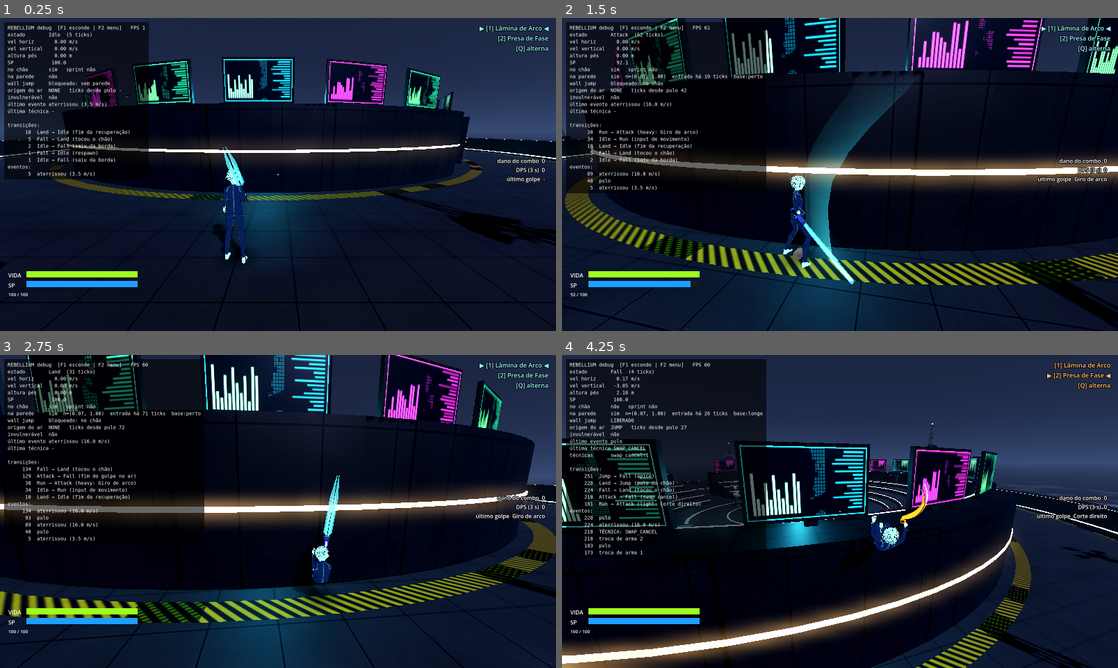
Above: before the commit, frames 1-4 (two rows, left to right).
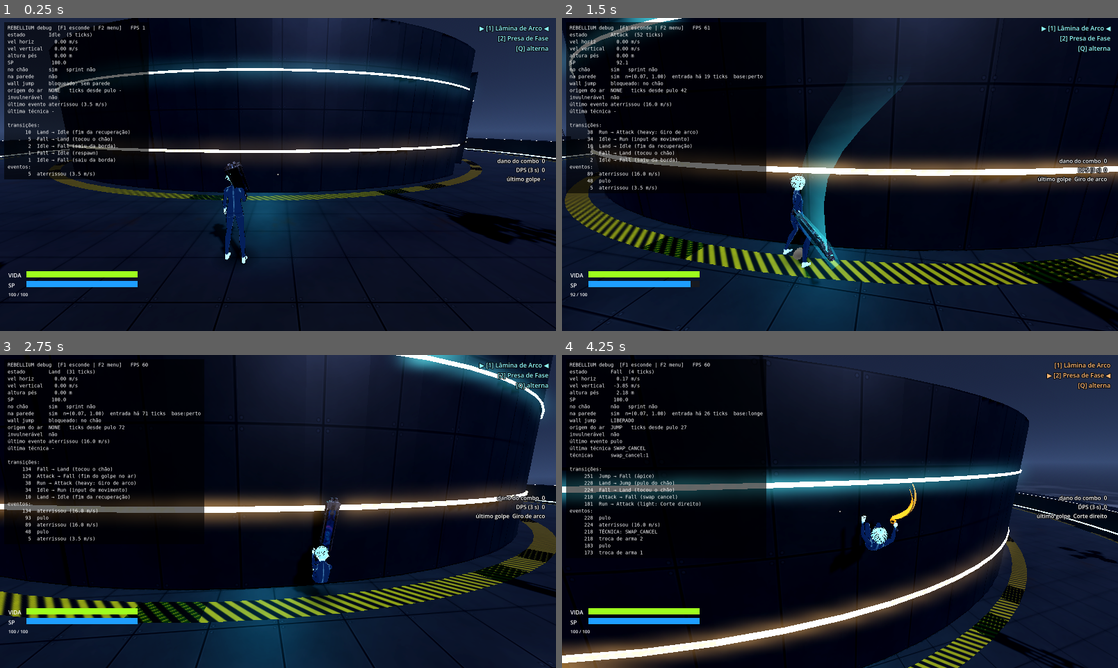
Above: after the commit, the same moments.

Repository: hugolnieri/Rebellium
Game: Godot game, scene res://scenes/arenas/SkyArena.tscn
Two runs of this game, one before a commit and one after it. Both use one fixed random seed, a clock stepped at 60 frames per second and the inputs below.
Inputs (mouse positions are in pixels of both pictures, inside the frame that each line leads up to):
- Up to frame 1 (0.25 s): no input
- Up to frame 2 (1.5 s): tap Enter at 0.5 s; move the mouse to (867, 174) at 0.52 s; hold W (move_forward) from 0.53 s (still down); right-click (867, 174) at 0.6 s; click (867, 174) at 0.67 s; tap Space (jump) at 0.77 s; move the mouse to (812, 174) at 1.27 s; click (812, 174) at 1.35 s
- Up to frame 3 (2.75 s): keep holding W (move_forward); tap Space (jump) at 1.52 s; move the mouse to (289, 505) at 2.02 s; tap V (shoulder_swap) at 2.1 s
- Up to frame 4 (4.25 s): keep holding W (move_forward); move the mouse to (834, 517) at 2.77 s; tap 1 (weapon_slot_1) at 2.85 s; click (834, 517) at 2.92 s; tap Space (jump) at 3.02, 3.77 s; move the mouse to (878, 514) at 3.52 s; tap 2 (weapon_slot_2) at 3.6 s

The runs differ from the first frame. In frame 1, 11% of the frame differs, in the area x 9-86%, y 0-70%; in frame 2, 7.8%; in frame 3, 7.9%; in frame 4, 29%, in the area x 0-100%, y 0-100%.

Commit message:
espada nova do jogador, arena sem arquibancada e muro mais alto, braço livre natural
- Lâmina de Arco usa o modelo 3D enviado (usdz convertido no Blender por
  tools/blender/build_sword.py: malha reduzida, cabo na origem, lâmina em -Z);
  halo de energia acende só no golpe
- arena flutuante: sem arquibancada e telas; muro interno com 6 m
- braço esquerdo com sobreposição (ombro, cotovelo e mão atrasados), cotovelo
  variando, braço cruzando o corpo na frente e mão relaxada; parado, pende e
  respira

Co-Authored-By: Claude Opus 5.5 <noreply@anthropic.com>
Claude-Session: https://claude.ai/code/session_01F2bQk4JmWMhxKZmCfNJjFU

Diff:
--- a/scenes/arenas/SkyArena.tscn
+++ b/scenes/arenas/SkyArena.tscn
@@ -106,13 +106,13 @@
 light_energy = 2.5
 omni_range = 14.0
 
-[node name="StandsLightA" type="OmniLight3D" parent="."]
+[node name="WallLightA" type="OmniLight3D" parent="."]
 transform = Transform3D(1, 0, 0, 0, 1, 0, 0, 0, 1, 0, 4, -13)
 light_color = Color(1, 0.3, 0.8, 1)
 light_energy = 1.2
 omni_range = 10.0
 
-[node name="StandsLightB" type="OmniLight3D" parent="."]
+[node name="WallLightB" type="OmniLight3D" parent="."]
 transform = Transform3D(1, 0, 0, 0, 1, 0, 0, 0, 1, 0, 4, 13)
 light_color = Color(0.2, 0.85, 1, 1)
 light_energy = 1.2
--- a/scenes/player/weapon_visual.gd
+++ b/scenes/player/weapon_visual.gd
@@ -1,7 +1,13 @@
 class_name WeaponVisual
 extends Node3D
-## Modelo procedural da arma na mão do personagem. Espaço local: empunhadura na origem,
-## lâmina para -Z. Expõe a base e a ponta da lâmina para o rastro do golpe.
+## Modelo da arma na mão do personagem. Espaço local: empunhadura na origem, lâmina para -Z.
+## Lâmina de Arco: modelo 3D (assets/weapons/arc_blade.glb, preparado por tools/blender/build_sword.py).
+## Presa de Fase: procedural. Expõe a base e a ponta da lâmina para o rastro do golpe.
+
+const ARC_BLADE_MODEL: PackedScene = preload("res://assets/weapons/arc_blade.glb")
+## Trecho da lâmina do modelo da Lâmina de Arco (m, ao longo de -Z) para o rastro e o brilho do golpe.
+const ARC_BLADE_START: float = 0.32
+const ARC_BLADE_TIP: float = 1.13
 
 var weapon: WeaponConfig
 var trail_base: Node3D
@@ -10,6 +16,8 @@
 var _glow_materials: Array[StandardMaterial3D] = []
 var _base_energy: Array[float] = []
 var _boost: float = 0.0
+## Halo da Lâmina de Arco: só aparece durante o golpe.
+var _halo: StandardMaterial3D
 
 
 func build(config: WeaponConfig) -> void:
@@ -18,6 +26,7 @@
 		child.queue_free()
 	_glow_materials.clear()
 	_base_energy.clear()
+	_halo = null
 	trail_base = Node3D.new()
 	trail_tip = Node3D.new()
 	add_child(trail_base)
@@ -34,41 +43,23 @@
 	_boost = clampf(amount, 0.0, 1.0)
 	for i in _glow_materials.size():
 		_glow_materials[i].emission_energy_multiplier = _base_energy[i] * (1.0 + _boost * 1.5)
+	if _halo != null:
+		_halo.albedo_color.a = 0.3 * _boost
 
 
-# --- Lâmina de Arco: espada de plasma ciano com lâmina bifurcada --------------------
+# --- Lâmina de Arco: espada futurista (modelo 3D) -----------------------------------
 
 func _build_arc_blade(glow: Color) -> void:
-	var silver := _metal(Color(0.78, 0.8, 0.84))
-	var dark := _metal(Color(0.1, 0.1, 0.12))
-	var core_blue := _solid(Color(0.32, 0.38, 0.95), 0.4, 0.3)
-	var sigil := _emissive(Color(0.8, 0.85, 1.0), 1.2, false)
-	var blade := _emissive(glow, 3.0, false)
-	var halo := _emissive(glow, 1.5, true)
-
-	_cylinder(Vector3(0, 0, 0.0), 0.021, 0.24, dark)  # empunhadura
-	_cylinder(Vector3(0, 0, 0.14), 0.028, 0.04, core_blue)  # pomo
-	_cylinder(Vector3(0, 0, 0.17), 0.018, 0.03, silver)
-	# Guarda em "D" (arco de proteção da mão).
-	_box(Vector3(0, 0.055, 0.13), Vector3(0.018, 0.11, 0.018), silver)
-	_box(Vector3(0, 0.1, 0.0), Vector3(0.018, 0.018, 0.27), silver)
-	_box(Vector3(0, 0.06, -0.13), Vector3(0.018, 0.1, 0.018), silver)
-	# Núcleo azul com sigilo.
-	_box(Vector3(0, 0, -0.26), Vector3(0.08, 0.055, 0.25), core_blue)
-	_box(Vector3(0, 0.029, -0.26), Vector3(0.04, 0.004, 0.12), sigil)
-	_box(Vector3(0, 0, -0.395), Vector3(0.12, 0.035, 0.03), silver)  # colar
-	# Lâmina bifurcada: duas pontas com fenda no meio + halo aditivo.
-	var length := 0.82
-	var prong := PackedVector2Array([Vector2(0.008, 0.0), Vector2(0.055, 0.06), Vector2(0.05, length * 0.65),
-		Vector2(0.012, length), Vector2(0.006, length * 0.6)])
-	for side: float in [-1.0, 1.0]:
-		var points := PackedVector2Array()
-		for p in prong:
-			points.append(Vector2(p.x * side, p.y))
-		_blade_mesh(points, 0.012, Vector3(0, 0, -0.41), blade, 1.0)
-		_blade_mesh(points, 0.03, Vector3(0, 0, -0.41), halo, 1.35)
-	trail_base.position = Vector3(0, 0, -0.45)
-	trail_tip.position = Vector3(0, 0, -0.41 - length)
+	var model := ARC_BLADE_MODEL.instantiate() as Node3D
+	add_child(model)
+	# Halo de energia ao longo da lâmina: quase invisível parado, acende no golpe (set_boost).
+	var halo := _emissive(glow, 1.0, true)
+	halo.albedo_color.a = 0.0
+	_halo = halo
+	var length := ARC_BLADE_TIP - ARC_BLADE_START
+	_box(Vector3(0, 0, -(ARC_BLADE_START + length * 0.5)), Vector3(0.3, 0.1, length), halo)
+	trail_base.position = Vector3(0, 0, -ARC_BLADE_START)
+	trail_tip.position = Vector3(0, 0, -ARC_BLADE_TIP)
 
 
 # --- Presa de Fase: adaga curva laranja ------------------------------------------
Binary file changed: assets/arena/sky_arena.glb
Binary file removed: assets/arena/sky_arena_T_Screen0.png
Binary file removed: assets/arena/sky_arena_T_Screen1.png
Binary file removed: assets/arena/sky_arena_T_Screen2.png
Binary file changed: assets/character/hero.glb
Binary file added: assets/weapons/arc_blade.glb
Not shown, added: assets/weapons/arc_blade.glb.import
Binary file added: assets/weapons/arc_blade_futuristic_weapon_3d_model_basecolor.jpg
Not shown, changed: assets/weapons/arc_blade_futuristic_weapon_3d_model_basecolor.jpg.import
Binary file added: assets/weapons/arc_blade_futuristic_weapon_3d_model_metallic-futuristic_weapon_3d_model_roughness.jpg
Not shown, changed: assets/weapons/arc_blade_futuristic_weapon_3d_model_metallic-futuristic_weapon_3d_model_roughness.jpg.import
Binary file added: assets/weapons/arc_blade_futuristic_weapon_3d_model_normal.jpg
(and 10 more such lines)
